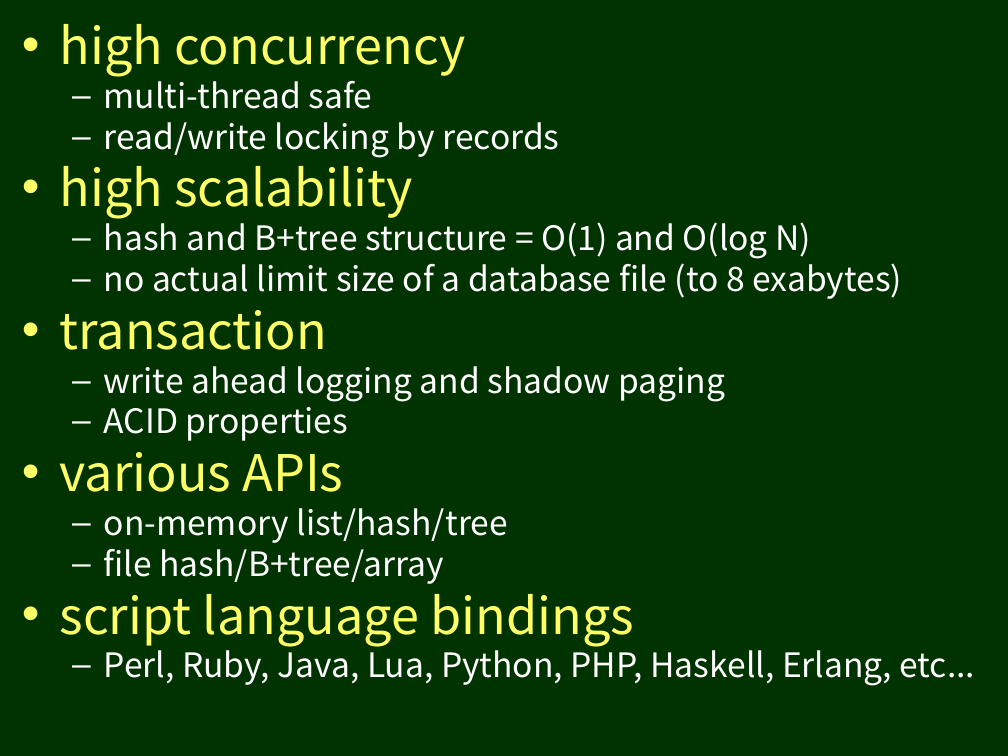
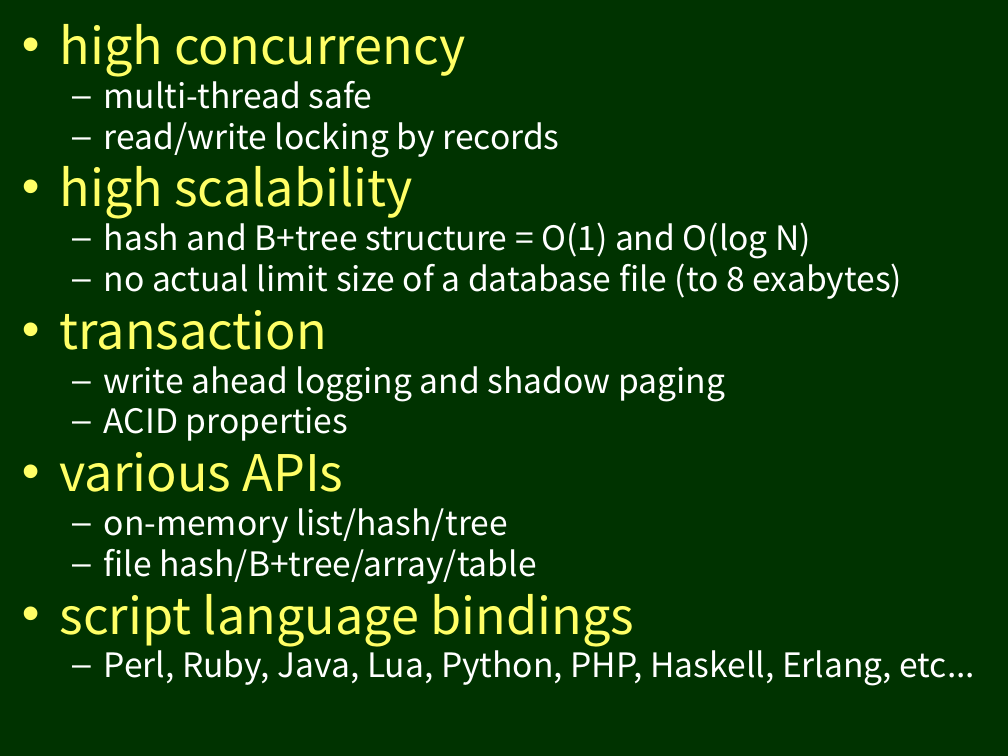
Before and after one commit to clement/tokyo-cabinet, a slide deck: slide 5 of doc/tokyoproducts.ppt. Drawn at 1008x756 pixels with LibreOffice and Linux fonts; fonts in the diff are those of the drawing. Boxes give left, top, right and bottom in pixels: in the first picture for what was removed or moved away, otherwise in the second. Text is boxed around its words. In the diff, an @@ line names an element or a change of style, - is before the commit and + after.

```diff
--- a/doc/tokyoproducts.ppt
+++ b/doc/tokyoproducts.ppt
@@ text at <box>104,541,537,584</box>: text changed @@
-  – file hash/B+tree/array
+  – file hash/B+tree/array/table
```
Also in this commit, not shown: 9 other slides changed, 1 slide added, 20 other files.
